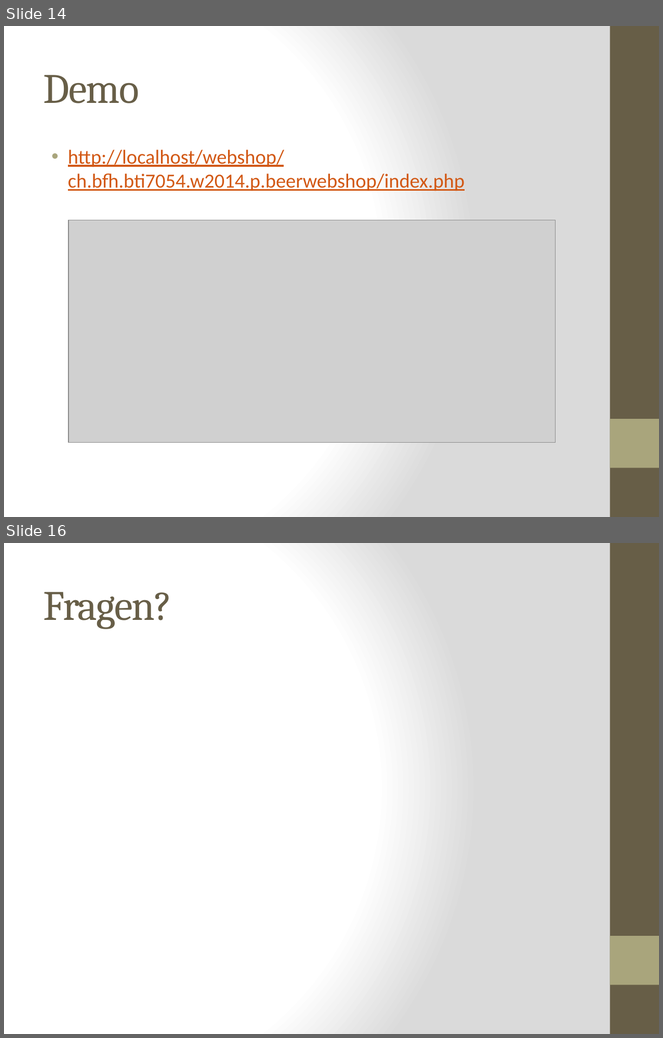
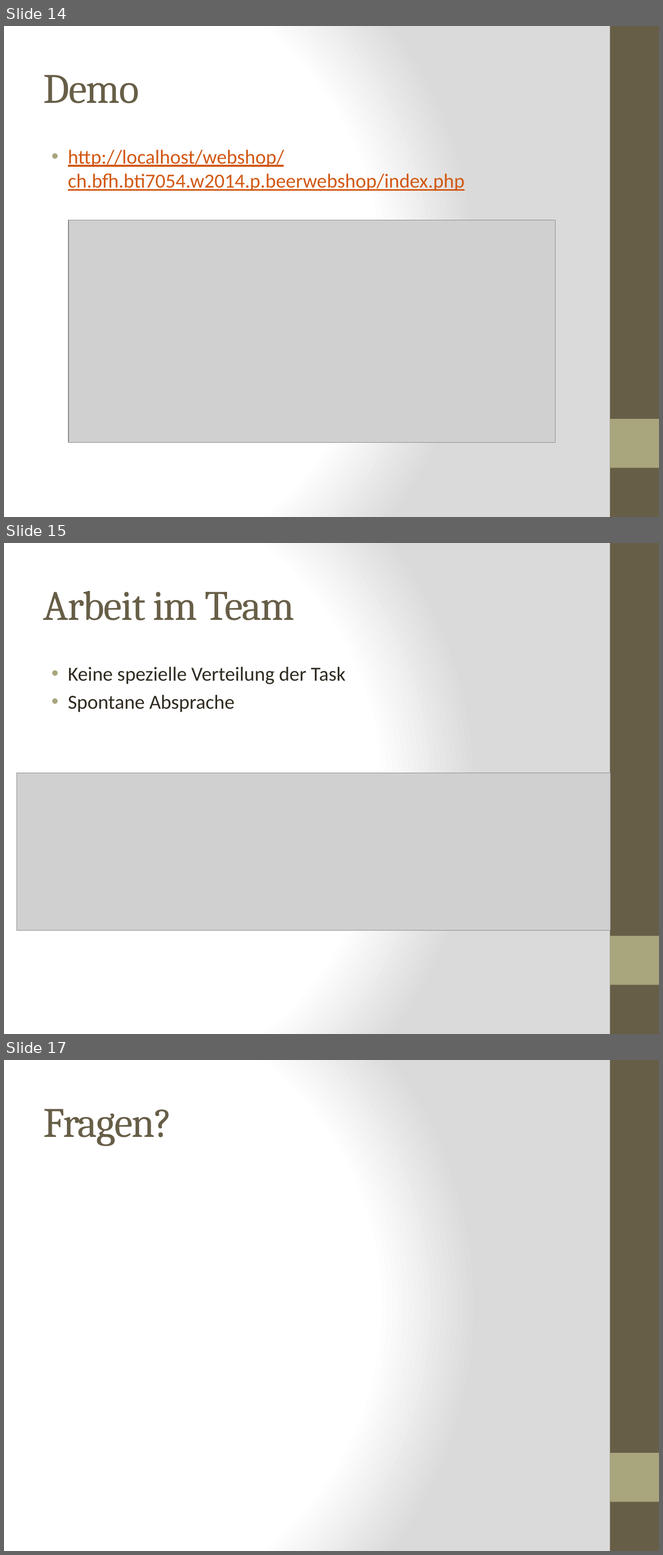
Before and after one commit to kochm8/ch.bfh.bti7054.w2014.p.beerwebshop, a slide deck: doc/Präsentation.pptx. Shown one above the other, each under a label of ours: slides 14 and 16 before the commit, slides 14, 15 and 17 after it; the slides between them are not shown. The pictures are 663x1038 and 663x1555 pixels, drawn with LibreOffice and Linux fonts; fonts in the diff are those of the drawing; grey boxes stand for pictures. Boxes give left, top, right and bottom in pixels: in the first picture for what was removed or moved away, otherwise in the second. Text is boxed around its words. In the diff, an @@ line names an element or a change of style, - is before the commit and + after.

```diff
--- a/doc/Präsentation.pptx
+++ b/doc/Präsentation.pptx
@@ slide 15 added at <box>4,543,659,1034</box>, background gradient #FFFFFF to #DADADA; not listed: 2 template elements that a slide beside it also shows @@
@@ title added at <box>44,591,295,620</box>, 46 pt, text #675E47 @@
+Arbeit im Team
@@ text added at <box>68,667,346,713</box>, 22 pt, text #2F2B20 @@
+• Keine spezielle Verteilung der Task
+• Spontane Absprache
@@ picture added at <box>17,773,611,930</box> @@
@@ what was slide 16 is now slide 17 @@
```
Also in this commit, not shown: 5 slides changed.
